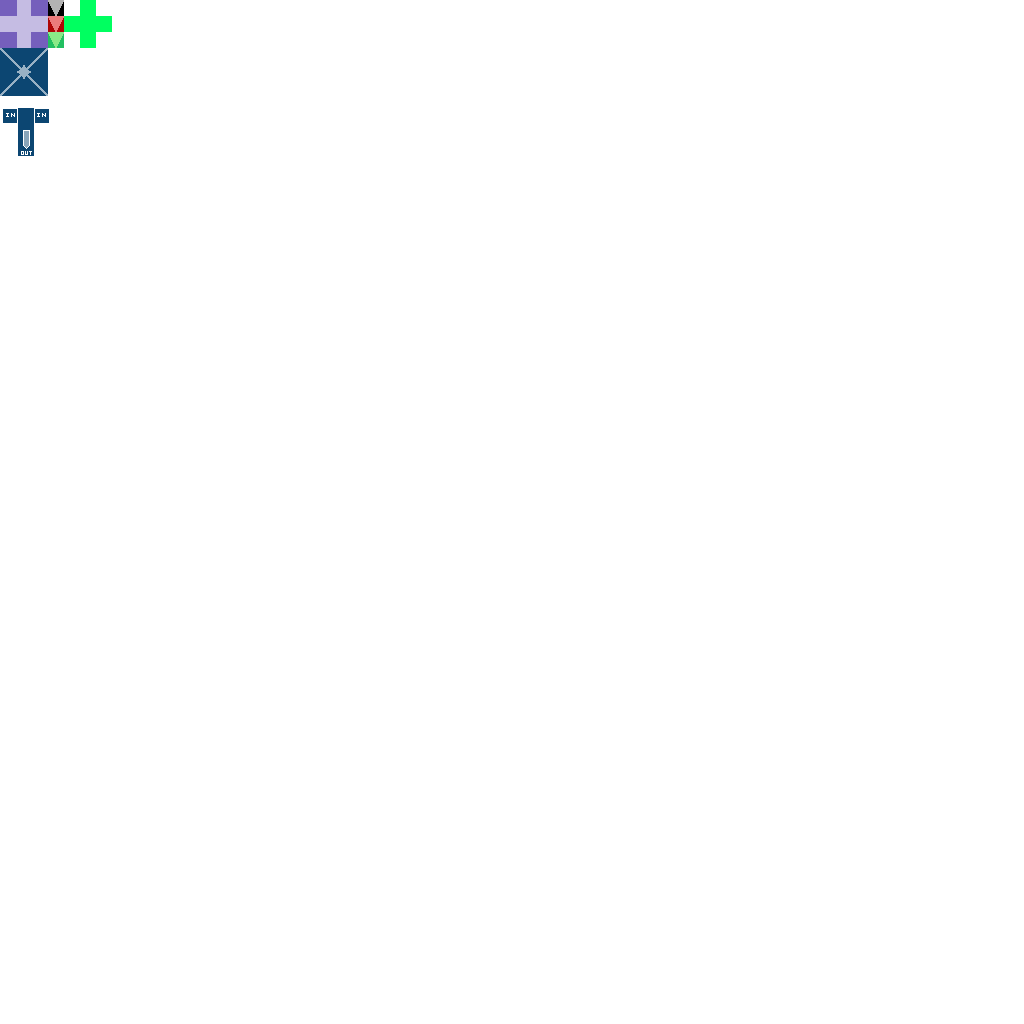
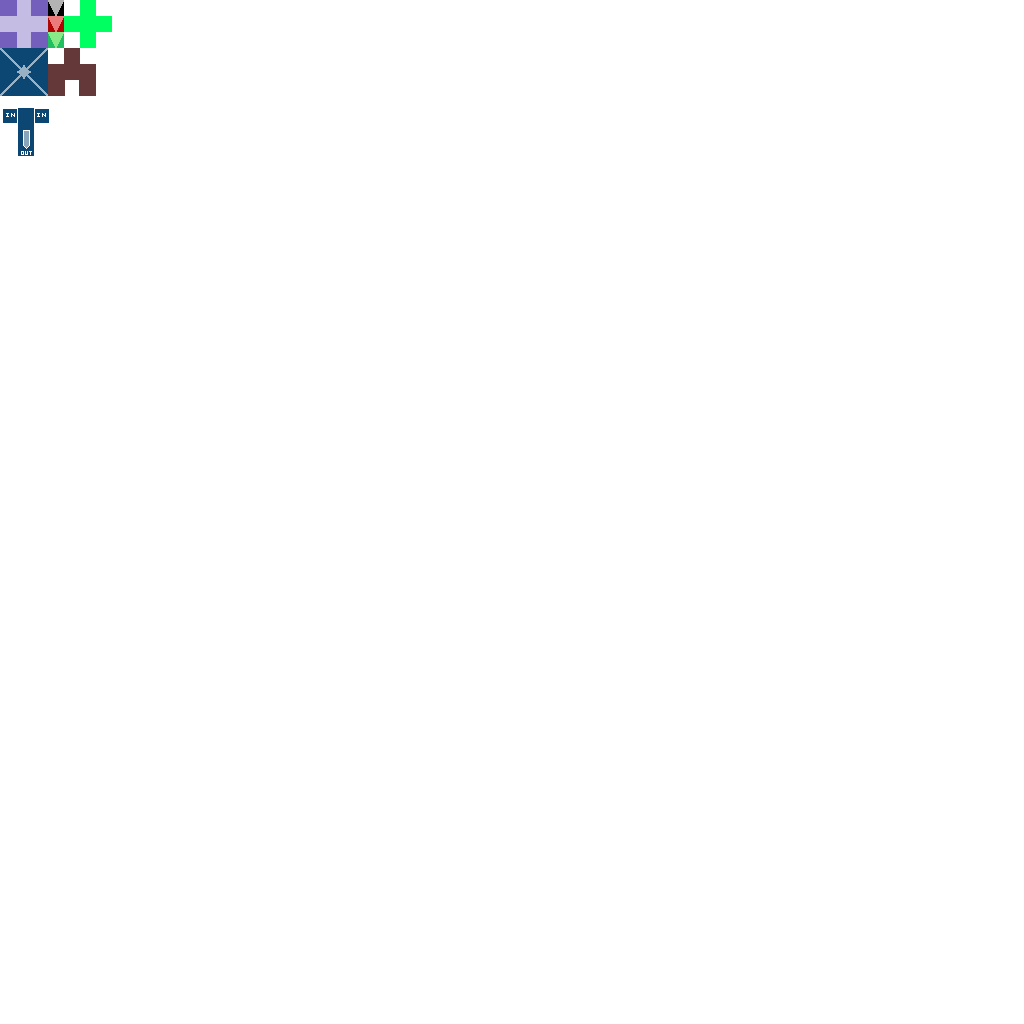
Layered file, before and after one edit (1024x1024). Changes by layer:
added layer "Layer #7" above "Layer #1" over [48, 48, 96, 96]
